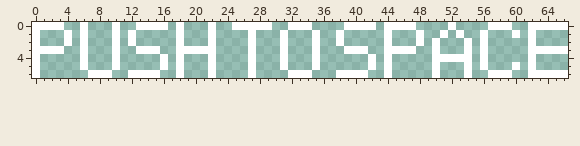
Two versions of one sprite sheet, StD/data/image/Title_push.png. This is how it looked before the edit.
The file is 268x28 pixels, drawn in blocks of 4x4; one block is one cell here.
Now the later version:
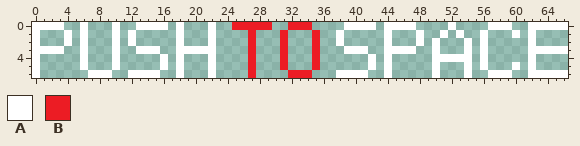
Palette (. is transparent): A #ffffff  B #ec1c24
Changes in this commit:
y 0: x 25..29 AAAAA -> BBBBB; x 32..34 AAA -> BBB
y 1..5: x 27 A -> B; x 31 A -> B; x 35 A -> B
y 6: x 27 A -> B; x 32..34 AAA -> BBB
